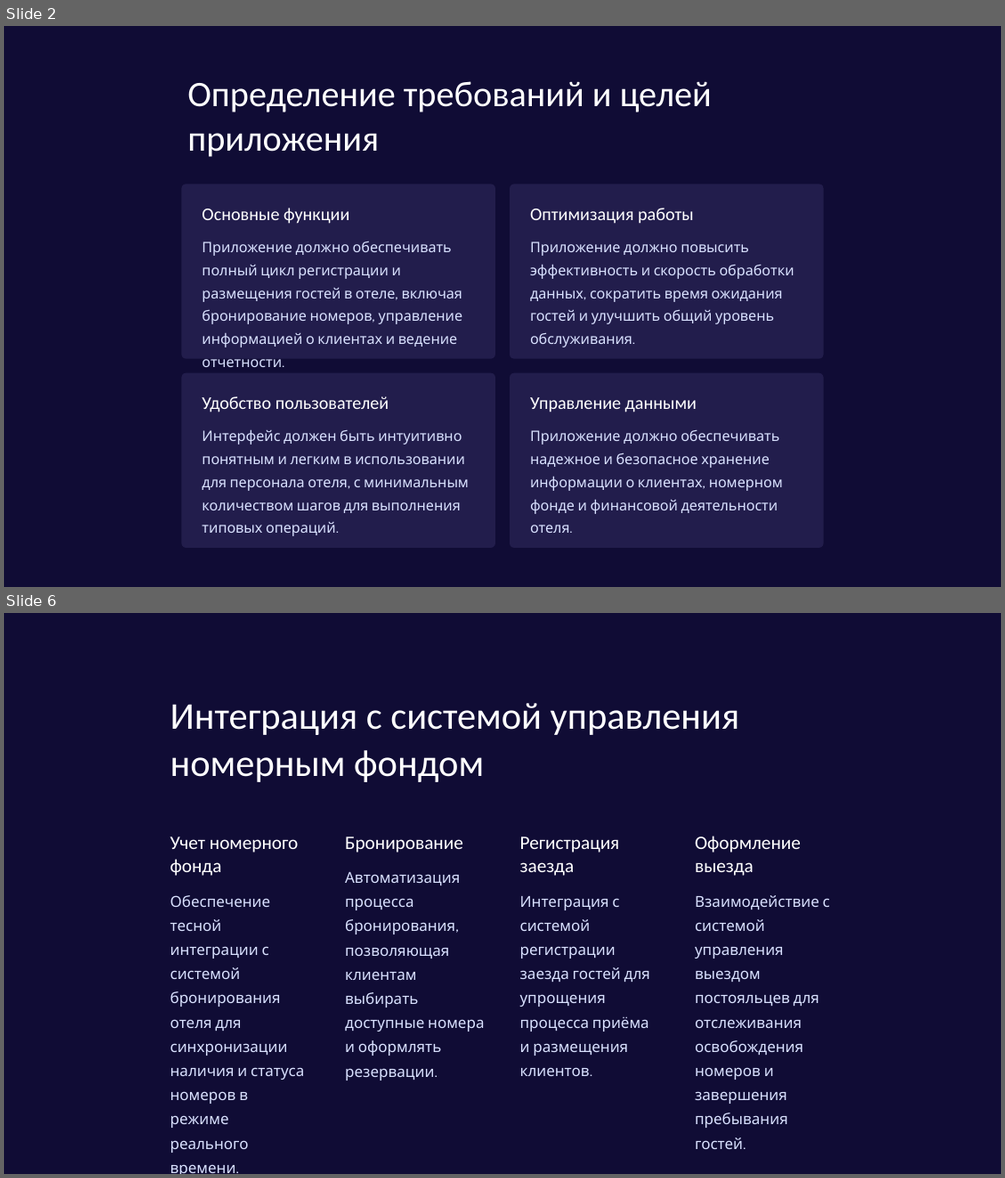
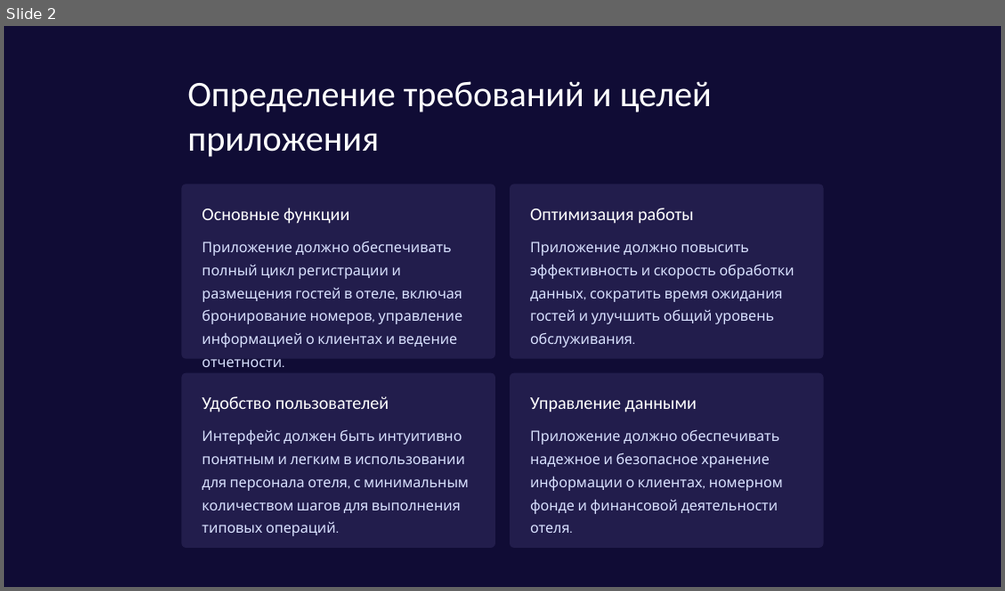
Before and after one commit to Savi2345/Peredacha, a slide deck: Vvedenie-v-razrabotku-prilozheniya-dlya-zapisi-klientov-v-otele.pptx. Shown one above the other, each under a label of ours: slides 2 and 6 before the commit, slide 2 after it; the slides between them are not shown. The pictures are 1005x1178 and 1005x591 pixels, drawn with LibreOffice and Linux fonts; fonts in the diff are those of the drawing. Boxes give left, top, right and bottom in pixels: in the first picture for what was removed or moved away, otherwise in the second. Text is boxed around its words. In the diff, an @@ line names an element or a change of style, - is before the commit and + after.

```diff
--- a/Vvedenie-v-razrabotku-prilozheniya-dlya-zapisi-klientov-v-otele.pptx
+++ b/Vvedenie-v-razrabotku-prilozheniya-dlya-zapisi-klientov-v-otele.pptx
@@ slide 6 removed at (x1=4, y1=613, x2=1001, y2=1174), background #FFFFFF @@
@@ rectangle removed at (x1=4, y1=613, x2=1001, y2=1174) @@
@@ text removed at (x1=170, y1=703, x2=740, y2=782) @@
-Интеграция с системой управления номерным фондом
@@ text removed at (x1=170, y1=836, x2=299, y2=876) @@
-Учет номерного фонда
@@ text removed at (x1=345, y1=836, x2=463, y2=852) @@
-Бронирование
@@ text removed at (x1=520, y1=836, x2=620, y2=876) @@
-Регистрация заезда
@@ text removed at (x1=695, y1=835, x2=801, y2=876) @@
-Оформление выезда
@@ text removed at (x1=170, y1=895, x2=304, y2=1174) @@
-Обеспечение тесной интеграции с системой бронирования отеля для синхронизации наличия и статуса номеров в режиме реального времени.
@@ text removed at (x1=345, y1=898, x2=484, y2=1080) @@
-Автоматизация процесса бронирования, позволяющая клиентам выбирать доступные номера и оформлять резервации.
@@ text removed at (x1=520, y1=896, x2=650, y2=1076) @@
-Интеграция с системой регистрации заезда гостей для упрощения процесса приёма и размещения клиентов.
@@ text removed at (x1=695, y1=895, x2=830, y2=1149) @@
-Взаимодействие с системой управления выездом постояльцев для отслеживания освобождения номеров и завершения пребывания гостей.
```
Also in this commit, not shown: 4 slides changed, 2 slides added, 4 other slides removed.
